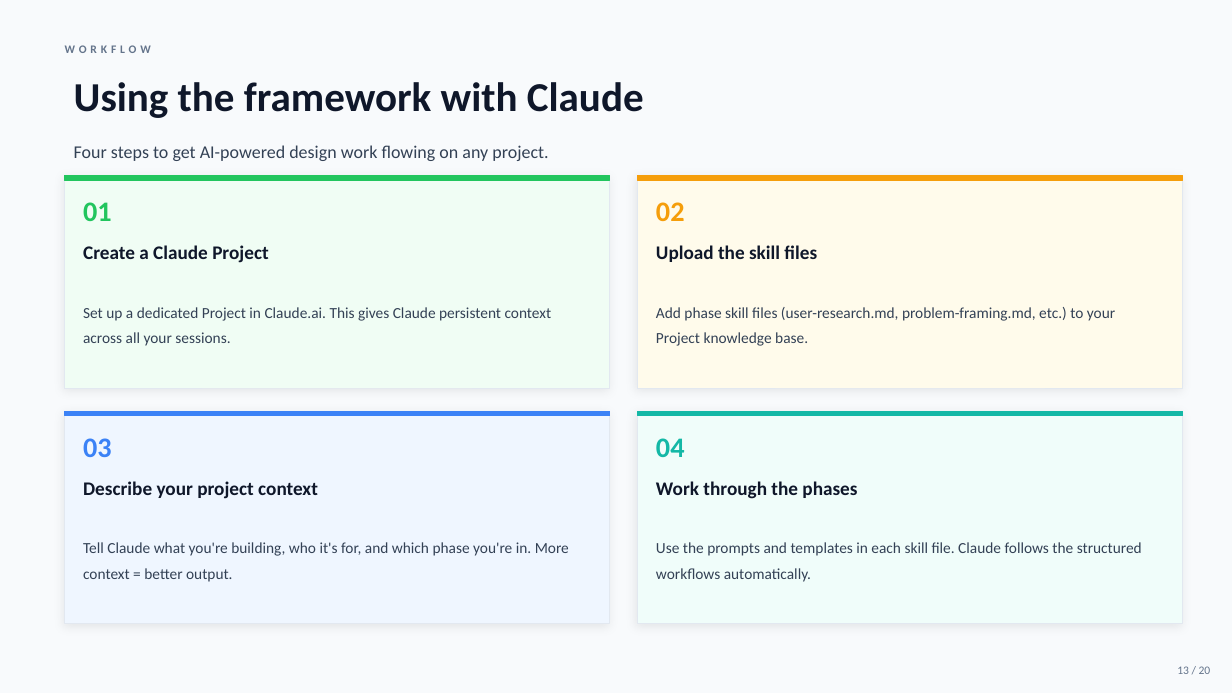
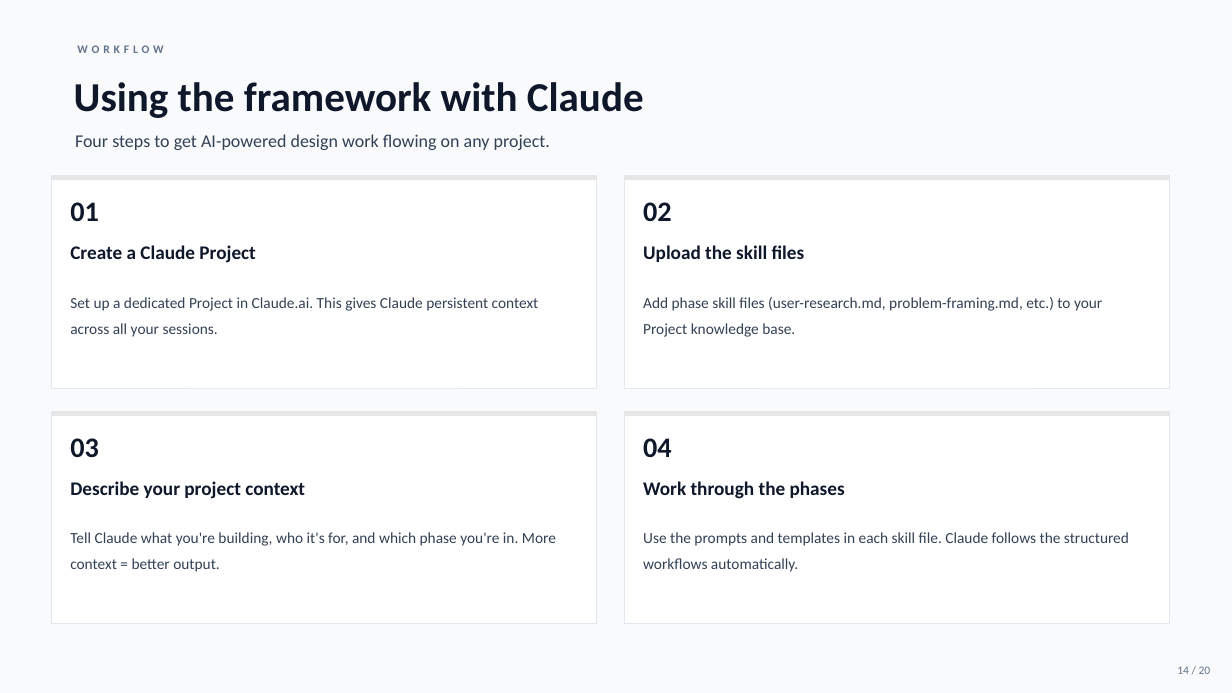
Before and after one commit to quinrobinson/agentic-product-design-framework, a slide deck: slide 14 of artifacts/onboarding-deck.pptx (slide 13 before the commit). Drawn at 1232x693 pixels with LibreOffice and Linux fonts; fonts in the diff are those of the drawing. Boxes give left, top, right and bottom in pixels: in the first picture for what was removed or moved away, otherwise in the second. Text is boxed around its words. In the diff, an @@ line names an element or a change of style, - is before the commit and + after.

```diff
--- a/artifacts/onboarding-deck.pptx
+++ b/artifacts/onboarding-deck.pptx
@@ text "WORKFLOW": place and size @@
-text "WORKFLOW" at (65, 45, 151, 53)
+text "WORKFLOW" at (77, 45, 163, 53)
@@ text "Four steps to get AI-powered ...": place and size @@
-text "Four steps to get AI-powered ..." at (74, 145, 548, 161)
+text "Four steps to get AI-powered ..." at (75, 134, 550, 150)
@@ rectangle at (52, 176, 597, 388): fill #F0FDF4 to #FFFFFF; shadow off @@
@@ rectangle at (52, 176, 597, 180): fill #22C55E to #E7E6E6; outline #22C55E 1 pt to none @@
@@ rectangle at (625, 176, 1170, 388): fill #FFFBEB to #FFFFFF; shadow off @@
@@ rectangle at (625, 176, 1170, 180): fill #F59E0B to #E7E6E6; outline #F59E0B 1 pt to none @@
@@ text "01" at (70, 202, 99, 221): text colour #22C55E to #0F172A @@
@@ text "02" at (643, 202, 672, 221): text colour #F59E0B to #0F172A @@
@@ rectangle at (52, 411, 597, 624): fill #EFF6FF to #FFFFFF; shadow off @@
@@ rectangle at (52, 411, 597, 416): fill #3B82F6 to #E7E6E6; outline #3B82F6 1 pt to none @@
@@ 8 texts, 8 rectangles: place and size @@
-8 texts, 8 rectangles at (65, 176, 1183, 624)
+8 texts, 8 rectangles at (52, 176, 1170, 624)
@@ rectangle at (625, 411, 1170, 624): fill #F0FDFA to #FFFFFF; shadow off @@
@@ rectangle at (625, 411, 1170, 416): fill #14B8A6 to #E7E6E6; outline #14B8A6 1 pt to none @@
@@ text "03" at (70, 438, 99, 457): text colour #3B82F6 to #0F172A @@
@@ text "04" at (643, 438, 672, 457): text colour #14B8A6 to #0F172A @@
@@ 4 texts: place and size @@
-4 texts at (83, 307, 1142, 582)
+4 texts at (70, 297, 1129, 572)
@@ vertical alignment middle to top in 4 elements at (643, 532, 1129, 572), (70, 297, 539, 337), (643, 297, 1102, 337), (70, 532, 556, 572) @@
@@ text at (1177, 666, 1211, 674): text changed @@
-13 / 20
+14 / 20
```
Also in this commit, not shown: 19 other slides changed.
